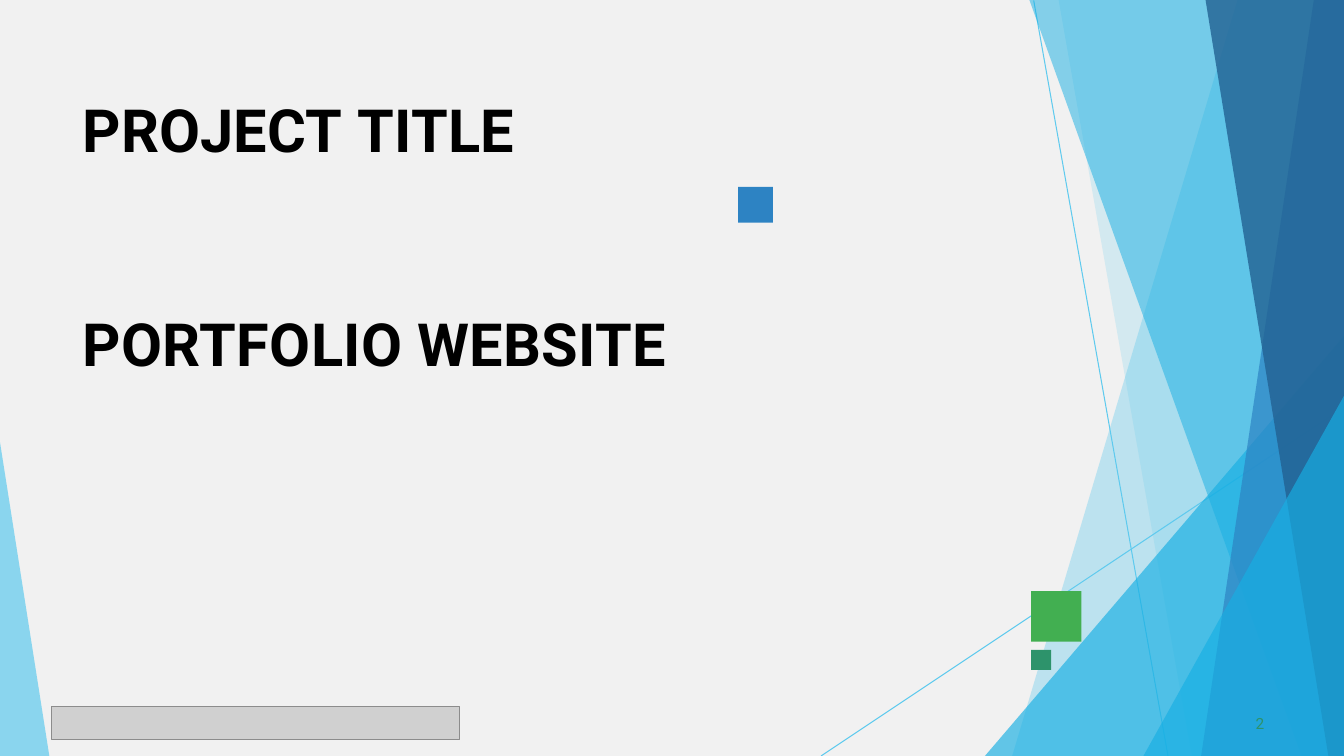
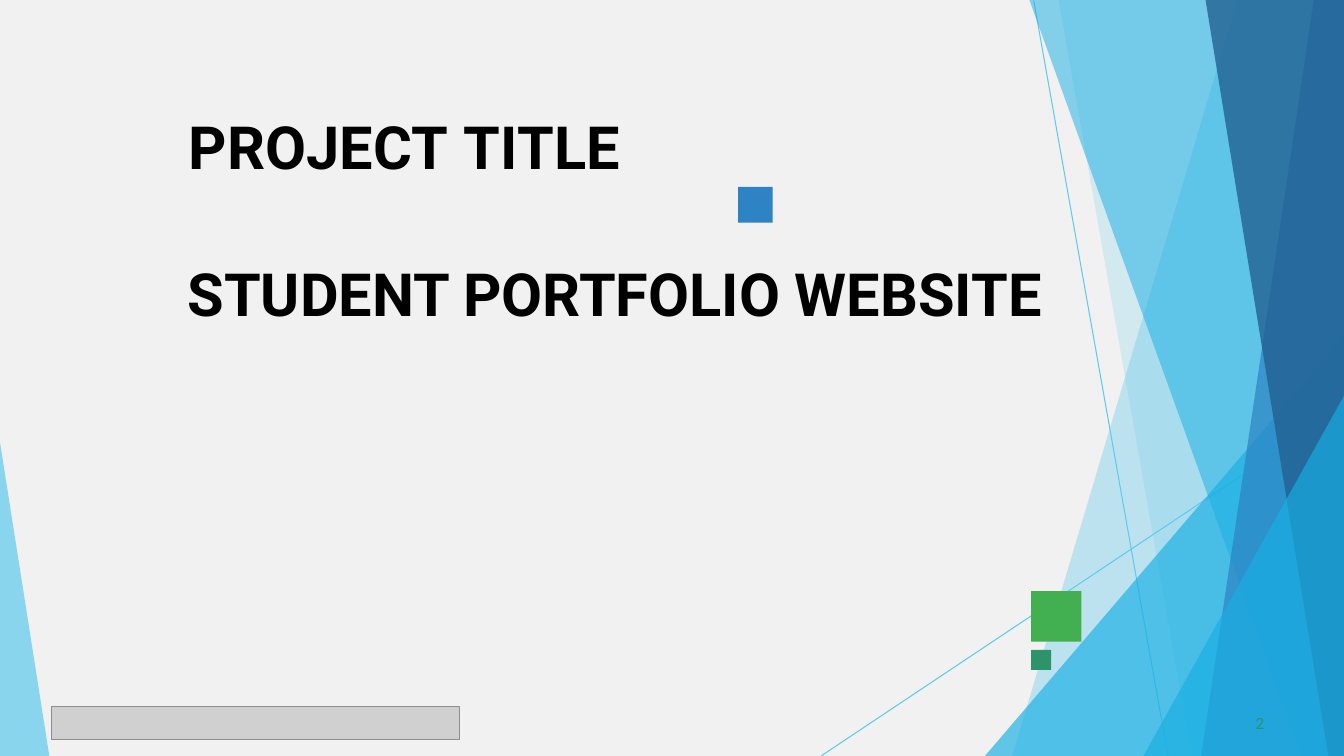
Before and after one commit to kathir13102005/Kathir, a slide deck: slide 2 of PPT FWD TNSDC 2025.pptx. Drawn at 1344x756 pixels with LibreOffice and Linux fonts; fonts in the diff are those of the drawing; grey boxes stand for pictures. Boxes give left, top, right and bottom in pixels: in the first picture for what was removed or moved away, otherwise in the second. Text is boxed around its words. In the diff, an @@ line names an element or a change of style, - is before the commit and + after.

```diff
--- a/PPT FWD TNSDC 2025.pptx
+++ b/PPT FWD TNSDC 2025.pptx
@@ title at (188,126,1042,317): text changed @@
-PROJECT TITLE
-PORTFOLIO WEBSITE
+PROJECT TITLE
+STUDENT PORTFOLIO WEBSITE
```
Also in this commit, not shown: 8 other slides changed, 2 slides added, 2 slides removed.
